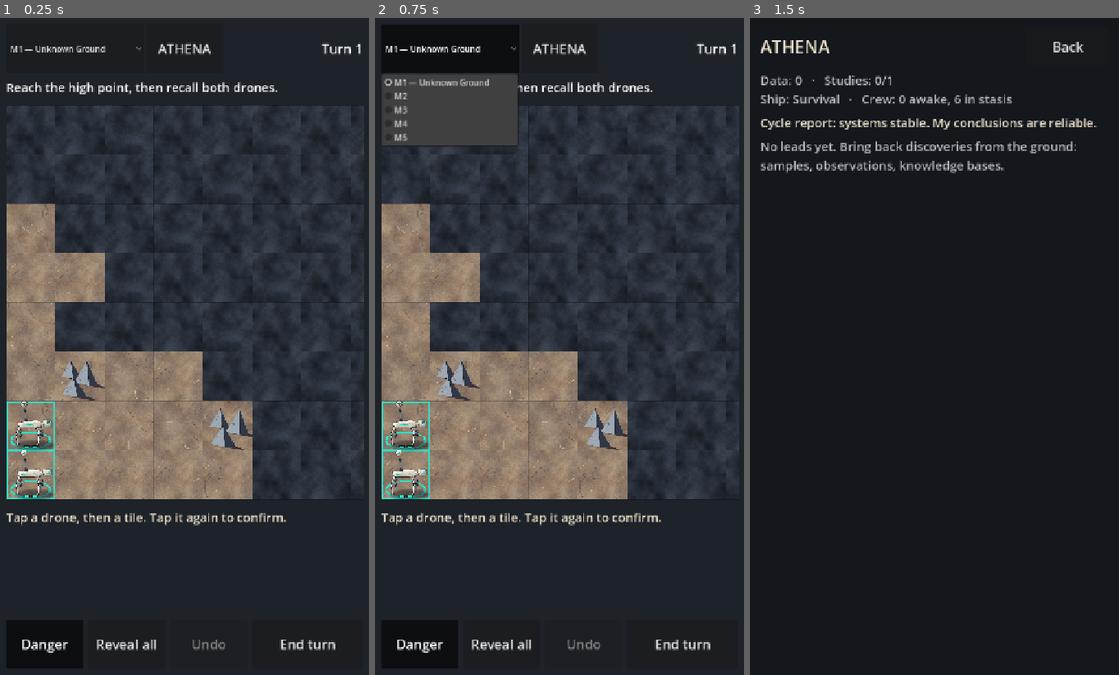
Above: before the commit, frames 1-3 (left to right).
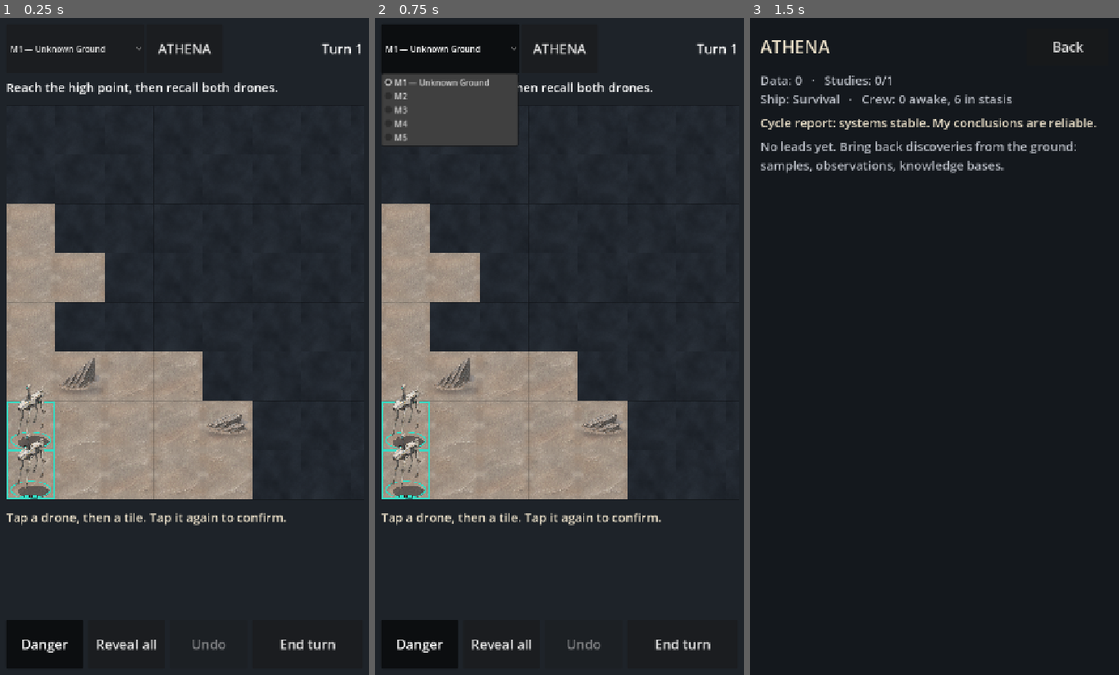
Above: after the commit, the same moments.

Repository: devdownin/Dogs
Game: Godot game, scene res://ui/main.tscn
The game is run twice, just before and just after one commit, with the same random seed, the same clock (stepped at 60 frames per second) and the same inputs.
Inputs:
- Up to frame 1 (0.25 s): no input
- Up to frame 2 (0.75 s): click "M1 — Unknown Ground" at 0.5 s
- Up to frame 3 (1.5 s): click "ATHENA" at 1.25 s

The runs differ from the first frame. In frame 1, 11% of the frame differs, in the area x 1-99%, y 13-74%; in frame 2, 11%; in frame 3, nothing differs.

Commit message:
Intégrer le jeu de tuiles Surface aux missions 1 et 4

Diff:
--- a/data/missions/m1_sol_inconnu.json
+++ b/data/missions/m1_sol_inconnu.json
@@ -6,6 +6,7 @@
   "title_key": "M1_TITLE",
   "type": "reconnaissance",
   "rule_introduced": "movement_terrain_fog",
+  "tileset": "surface",
   "map": {
     "width": 8,
     "height": 8,
--- a/data/missions/m4_le_veilleur.json
+++ b/data/missions/m4_le_veilleur.json
@@ -6,6 +6,7 @@
   "title_key": "M4_TITLE",
   "type": "infiltration",
   "rule_introduced": "intents_alert_probe",
+  "tileset": "surface",
   "map": {
     "width": 10,
     "height": 10,
--- a/data/schema/mission.schema.json
+++ b/data/schema/mission.schema.json
@@ -55,6 +55,9 @@
     },
     "rule_introduced": {
       "type": "string"
+    },
+    "tileset": {
+      "enum": ["surface"]
     },
     "map": {
       "type": "object",
--- a/ui/board_view.gd
+++ b/ui/board_view.gd
@@ -1,6 +1,6 @@
 class_name BoardView
 extends Control
-## Carte en aplats du prototype. Ne fait que dessiner l'état fourni par `main`
+## Rendu de la carte. Ne fait que dessiner l'état fourni par `main`
 ## et signaler la case touchée ; aucune règle ici.
 
 signal cell_tapped(cell: Vector2i)
@@ -29,6 +29,10 @@
 const SPRITES := [
 	"scout", "technician", "protector", "interceptor", "sentinel", "patroller", "regulator"
 ]
+const ART_MISSION := "m4_le_veilleur"
+const ART_CELL := 192
+const ART_DIR := "res://assets/maps/m4_le_veilleur/"
+const ART_SPRITES := ["scout", "technician", "sentinel", "patroller", "beacon"]
 const CLIFF := Color("3a3038")
 const PACK := Color("2fe0c8")
 const GUARD := Color("a85af0")
@@ -46,6 +50,9 @@
 
 var _tiles: Dictionary[String, Array] = {}
 var _sprites: Dictionary[String, Texture2D] = {}
+var _painted_ground: Texture2D
+var _surface: SurfaceTiles
+var _painted_sprites: Dictionary[String, Texture2D] = {}
 var _cs := 0.0  # taille d'une case
 var _cam := Vector2.ZERO  # point de la carte (en cases) au centre de la vue
 var _pending_focus := Vector2(-1, -1)
@@ -73,19 +80,50 @@
 		_sprites[feature_name] = load("res://assets/features/%s.png" % feature_name)
 
 
+func _load_painted_art(def: MissionDef) -> void:
+	if def.id == ART_MISSION and _painted_ground == null and not def.data.has("tileset"):
+		var ground: Texture2D = load(ART_DIR + "ground.png")
+		if ground != null and ground.get_size() == Vector2(def.width, def.height) * ART_CELL:
+			_painted_ground = ground
+	if not _painted_sprites.is_empty():
+		return
+	for sprite_name: String in ART_SPRITES:
+		var sprite: Texture2D = load(ART_DIR + sprite_name + ".png")
+		if sprite != null:
+			_painted_sprites[sprite_name] = sprite
+
+
 func _tile(tile_name: String, p: Vector2i) -> Texture2D:
 	var list: Array = _tiles[tile_name]
 	return list[posmod(p.x * 7 + p.y * 13 + p.x * p.y * 3, list.size())]
 
 
 ## Sprite posé sur une case : un peu plus haut que la case, pieds en bas, socle de faction.
-func _sprite(sprite_name: String, p: Vector2i, faction: Color, tint: Color) -> void:
+func _sprite(sprite_name: String, p: Vector2i, faction: Color, tint: Color, painted: bool) -> void:
+	painted = painted and _painted_sprites.has(sprite_name)
 	var r := cell_rect(p)
 	var s := r.size.x
 	var base := r.get_center() + Vector2(0, s * 0.3)
 	draw_set_transform(base, 0.0, Vector2(1.0, 0.42))
-	draw_arc(Vector2.ZERO, s * 0.4, 0, TAU, 40, faction, maxf(3.0, s * 0.05))
+	if painted:
+		draw_circle(Vector2(s * 0.06, s * 0.11), s * 0.32, Color(0.055, 0.063, 0.094, 0.45))
+	draw_arc(
+		Vector2.ZERO,
+		s * 0.4,
+		0,
+		TAU,
+		40,
+		faction,
+		maxf(2.0, s * 0.035) if painted else maxf(3.0, s * 0.05),
+		painted
+	)
 	draw_set_transform(Vector2.ZERO)
+	if painted:
+		var frame := Vector2(1.0, 1.5) if sprite_name == "beacon" else Vector2(1.5, 1.5)
+		frame *= s
+		var anchor := base - frame * Vector2(0.5, 0.78)
+		draw_texture_rect(_painted_sprites[sprite_name], Rect2(anchor, frame), false, tint)
+		return
 	var size := s * 1.12
 	var at := Vector2(r.get_center().x - size / 2.0, r.end.y - size * 0.98)
 	draw_texture_rect(_sprites[sprite_name], Rect2(at, Vector2(size, size)), false, tint)
@@ -96,6 +134,12 @@
 
 ## Recadre au zoom initial, centré sur `focus` (en cases). Différé si la taille est encore nulle.
 func reset_view(focus: Vector2) -> void:
+	_load_painted_art(main.def)
+	if main.def.data.get("tileset", "") == "surface":
+		if _surface == null:
+			var surface := SurfaceTiles.new()
+			if surface.load_manifest():
+				_surface = surface
 	_pending_focus = focus
 	if size.x > 0.0 and size.y > 0.0:
 		_apply_pending()
@@ -274,6 +318,9 @@
 	var def: MissionDef = main.def
 	var s := cell_size()
 	var all: bool = main.reveal_all
+	var use_surface: bool = def.data.get("tileset", "") == "surface" and _surface != null
+	var full_paint := def.id == ART_MISSION and _painted_ground != null and not use_surface
+	var refined_ground := use_surface or full_paint
 	var intents: Dictionary = (
 		game.intents() if main.show_danger else {"watched": {}, "routes": {}, "attacks": []}
 	)
@@ -288,14 +335,35 @@
 		for x in def.width:
 			var p := Vector2i(x, y)
 			var r := cell_rect(p)
+			if not r.intersects(Rect2(Vector2.ZERO, size)):
+				continue
 			var known: bool = all or game.revealed.has(p)
 			if not known:
 				draw_texture_rect(_tile("fog", p), r, false)
+				if refined_ground:
+					draw_rect(r, Color(FOG, 0.65))
 				draw_rect(r, Color(0, 0, 0, 0.35), false, 1.0)
 				continue
-			draw_texture_rect(_tile(TILE_NAME[def.terrain(p)], p), r, false)
+			if use_surface:
+				draw_texture_rect(_surface.base(def, p), r, false)
+				var border := _surface.border(def, p)
+				if border != null:
+					draw_texture_rect(border, r, false)
+				var ruin := _surface.ruin_high(def, p)
+				if ruin != null:
+					draw_texture_rect(ruin, r, false)
+			elif full_paint:
+				var source := Rect2(Vector2(p) * ART_CELL, Vector2.ONE * ART_CELL)
+				draw_texture_rect_region(_painted_ground, r, source, Color.WHITE, false, false)
+			else:
+				draw_texture_rect(_tile(TILE_NAME[def.terrain(p)], p), r, false)
 			var below := p + Vector2i(0, 1)
-			if def.elevated.has(p) and def.terrain(p) != "r" and not def.elevated.has(below):
+			if (
+				not refined_ground
+				and def.elevated.has(p)
+				and def.terrain(p) != "r"
+				and not def.elevated.has(below)
+			):
 				draw_rect(Rect2(r.position.x, r.end.y - s * 0.14, s, s * 0.14), CLIFF)
 				draw_line(
 					Vector2(r.position.x, r.end.y - s * 0.14),
@@ -304,19 +372,21 @@
 					2.0
 				)
 			if game.recolored.has(p):
-				draw_rect(r, Color(GUARD, 0.38))
+				draw_rect(r, Color(GUARD, 0.19 if refined_ground else 0.38))
 				draw_rect(r.grow(-s * 0.22), Color(GUARD, 0.7), false, 1.5)
+				if refined_ground:
+					draw_rect(r.grow(-s * 0.34), Color(GUARD, 0.45), false, 1.0)
 			if def.extraction.has(p):
 				draw_rect(r.grow(-2), Color(PACK, 0.9), false, 3.0)
 			if probing and not reach.has(p):
 				draw_rect(r, Color(0, 0, 0, 0.45))  # hors de portée de la Sonde
 			elif not probing and reach.has(p):
-				draw_rect(r, Color(IVORY, 0.28))
+				draw_rect(r, Color(IVORY, 0.12 if refined_ground else 0.28))
 			if intents["watched"].has(p):
 				_hatch(r, Color(GUARD.darkened(0.35), 0.95))
 			if not (all or game.current_vision.has(p)):
 				draw_rect(r, Color(FOG, 0.5))
-			draw_rect(r, Color(0, 0, 0, 0.25), false, 1.0)
+			draw_rect(r, Color(0, 0, 0, 0.20 if refined_ground else 0.25), false, 1.0)
 
 	for fid: String in def.features:
 		var f: Dictionary = def.features[fid]
@@ -328,7 +398,9 @@
 			var c := cell_rect(f["pos"]).get_center()
 			draw_arc(c, s * 0.42, 0, TAU, 32, Color(IVORY, 0.3 if done else 0.9), 3.0)
 		else:
-			_sprite(kind, f["pos"], PACK if done else Color(IVORY, 0.7), Color.WHITE)
+			_sprite(
+				kind, f["pos"], PACK if done else Color(IVORY, 0.7), Color.WHITE, refined_ground
+			)
 
 	for gid: String in intents["routes"]:
 		var route: Array = intents["routes"][gid]
@@ -361,7 +433,7 @@
 		if g["type"] == "sentinel":
 			var dir := Vector2(MissionDef.DIRS[g["facing"]]).normalized()
 			draw_line(gc, gc + dir * s * 0.7, GUARD, 5.0)
-		_sprite(g["type"], g["pos"], GUARD, Color.WHITE)
+		_sprite(g["type"], g["pos"], GUARD, Color.WHITE, refined_ground)
 		_pips(g["pos"], g["hp"], GameState.GUARD_HP[g["type"]], GUARD)
 
 	for uid: String in game.units:
@@ -381,7 +453,7 @@
 			draw_set_transform(Vector2.ZERO)
 		if u["silent"]:
 			tint.a = 0.45  # en silence radio : invisible pour les Gardiens, aveugle pour ATHENA
-		_sprite(u["type"], u["pos"], PACK.darkened(0.35) if spent else PACK, tint)
+		_sprite(u["type"], u["pos"], PACK.darkened(0.35) if spent else PACK, tint, refined_ground)
 		var r := cell_rect(u["pos"])
 		if u["silent"]:
 			_dashed_rect(r.grow(-s * 0.06), IVORY, s)
--- a/ui/main.gd
+++ b/ui/main.gd
@@ -49,7 +49,7 @@
 	campaign = SaveStore.load_campaign()
 	_build_ui()
 	if not _resume():
-		load_mission(0)
+		load_mission(MISSION_IDS.find("m4_le_veilleur") if OS.has_feature("m4_preview") else 0)
 
 
 func _notification(what: int) -> void:
--- /dev/null
+++ b/ui/surface_tiles.gd
@@ -0,0 +1,96 @@
+class_name SurfaceTiles
+extends RefCounted
+## Textures Surface et raccords issus de la grille logique de la mission.
+
+const DIRECTORY := "res://assets/terrain/surface/"
+const DIRECTIONS: Array[Vector2i] = [Vector2i.UP, Vector2i.RIGHT, Vector2i.DOWN, Vector2i.LEFT]
+const EDGE_BITS := [1, 2, 4, 8]
+
+var _names: Dictionary
+var _variants: Dictionary
+var _bordered: Array
+var _textures: Dictionary[String, Texture2D] = {}
+
+
+func load_manifest() -> bool:
+	var manifest: Variant = MissionLoader.load_json(DIRECTORY + "manifest.json")
+	if not manifest is Dictionary:
+		return false
+	_names = manifest["terrain"]
+	_variants = manifest["variants"]
+	_bordered = manifest["edge_terrains"]
+	return true
+
+
+func base(mission: MissionDef, cell: Vector2i) -> Texture2D:
+	var terrain := mission.terrain(cell)
+	var tile: String = _names[terrain]
+	if terrain == "r":
+		return _texture(tile, _ramp_orientation(mission, cell))
+	if terrain == "G":
+		return _texture(tile, _ford_orientation(mission, cell))
+	if terrain == "X" and mission.elevated.has(cell):
+		tile = "mesa"
+	return _texture(tile, _variant(tile, cell))
+
+
+func ruin_high(mission: MissionDef, cell: Vector2i) -> Texture2D:
+	if mission.terrain(cell) == "X" and mission.elevated.has(cell):
+		return _texture("ruin_high", _variant("ruin", cell))
+	return null
+
+
+func border(mission: MissionDef, cell: Vector2i) -> Texture2D:
+	var terrain := mission.terrain(cell)
+	var family: String = (
+		"mesa" if mission.elevated.has(cell) and terrain != "r" else _names[terrain]
+	)
+	if family not in _bordered:
+		return null
+	var mask := 0
+	for i in DIRECTIONS.size():
+		var neighbor := cell + DIRECTIONS[i]
+		if not mission.inside(neighbor):
+			mask |= EDGE_BITS[i]
+			continue
+		var other := mission.terrain(neighbor)
+		if family == "mesa":
+			if not mission.elevated.has(neighbor) and other != "r":
+				mask |= EDGE_BITS[i]
+		elif other != terrain and not (family == "canyon" and other == "G"):
+			mask |= EDGE_BITS[i]
+	if mask == 0:
+		return null
+	var key := "%s_edge_%02d" % [family, mask]
+	if key not in _textures:
+		_textures[key] = load(DIRECTORY + key + ".png")
+	return _textures[key]
+
+
+func _variant(family: String, cell: Vector2i) -> int:
+	var count := int(_variants[family])
+	# Mélange distinct à chaque position, sans motifs de répétition par rangée.
+	var seed_value := (cell.x + 1) * 374761393 + (cell.y + 1) * 668265263
+	seed_value = (seed_value ^ (seed_value >> 13)) * 1274126177
+	return posmod(seed_value ^ (seed_value >> 16), count)
+
+
+func _texture(family: String, index: int) -> Texture2D:
+	var key := "%s_%d" % [family, index]
+	if key not in _textures:
+		_textures[key] = load(DIRECTORY + key + ".png")
+	return _textures[key]
+
+
+func _ramp_orientation(mission: MissionDef, cell: Vector2i) -> int:
+	if mission.elevated.has(cell + Vector2i.LEFT) or mission.elevated.has(cell + Vector2i.RIGHT):
+		return 1
+	return 0
+
+
+func _ford_orientation(mission: MissionDef, cell: Vector2i) -> int:
+	for direction in [Vector2i.UP, Vector2i.DOWN]:
+		var neighbor: Vector2i = cell + direction
+		if mission.inside(neighbor) and mission.terrain(neighbor) == "C":
+			return 1
+	return 0
Not shown, added: art-src/.gdignore
Not shown, added: art-src/m4_le_veilleur/consignes.txt
Binary file added: art-src/m4_le_veilleur/gabarit_m4.png
Binary file added: art-src/m4_le_veilleur/peinture_source.png
Binary file added: art-src/m4_le_veilleur/sprites_source.png
Binary file added: art-src/surface/calques_384/basin_0.png
Binary file added: art-src/surface/calques_384/basin_1.png
Binary file added: art-src/surface/calques_384/basin_2.png
Binary file added: art-src/surface/calques_384/basin_edge_00.png
Binary file added: art-src/surface/calques_384/basin_edge_01.png
Binary file added: art-src/surface/calques_384/basin_edge_02.png
Binary file added: art-src/surface/calques_384/basin_edge_03.png
(and 240 more such lines)
